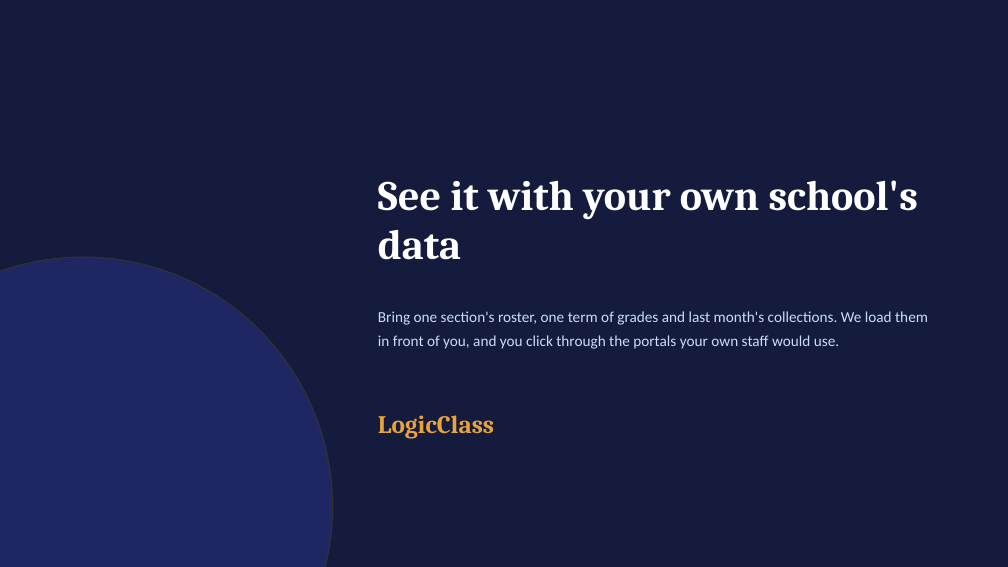
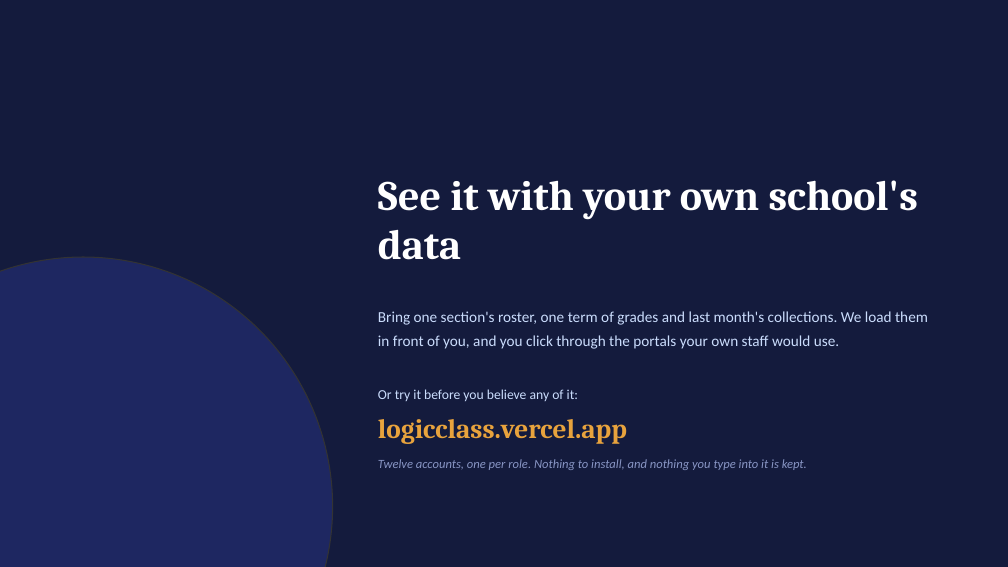
Before and after one commit to jcem0615-rgb/School-saas, a slide deck: slide 38 of marketing/LogicClass-Demo.pptx (slide 31 before the commit). Drawn at 1008x567 pixels with LibreOffice and Linux fonts; fonts in the diff are those of the drawing. Boxes give left, top, right and bottom in pixels: in the first picture for what was removed or moved away, otherwise in the second. Text is boxed around its words. In the diff, an @@ line names an element or a change of style, - is before the commit and + after.

```diff
--- a/marketing/LogicClass-Demo.pptx
+++ b/marketing/LogicClass-Demo.pptx
@@ text added at box(378, 389, 578, 401), 13 pt, text #CADCFC @@
+Or try it before you believe any of it:
@@ text at box(378, 419, 627, 443): text changed; size 24 to 26 pt @@
-LogicClass
+logicclass.vercel.app
@@ text added at box(378, 459, 807, 470), 12 pt, text #8895C4, italic @@
+Twelve accounts, one per role. Nothing to install, and nothing you type into it is kept.
```
Also in this commit, not shown: 1 other slide changed, 7 slides added, 7 other files.
